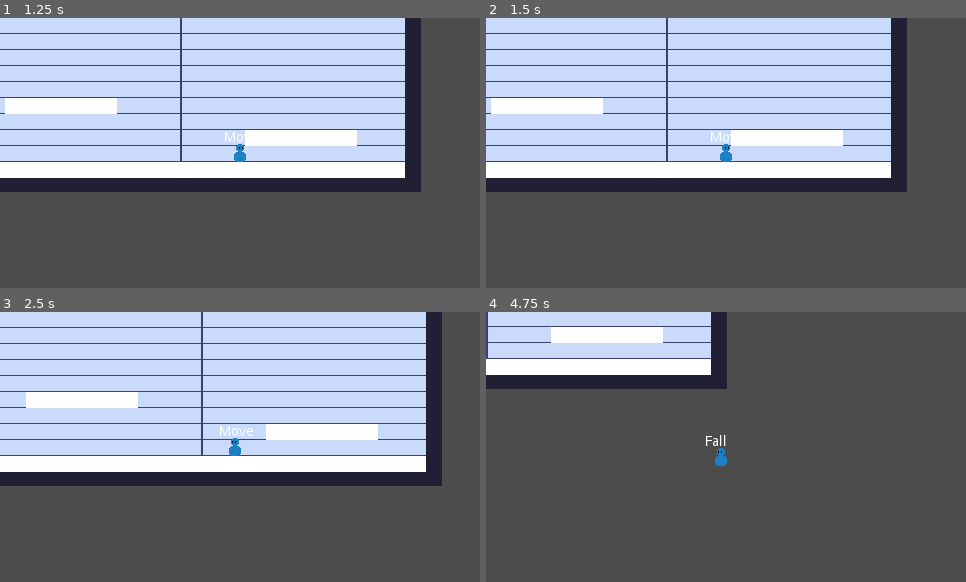
Above: before the commit, frames 1-4 (two rows, left to right).
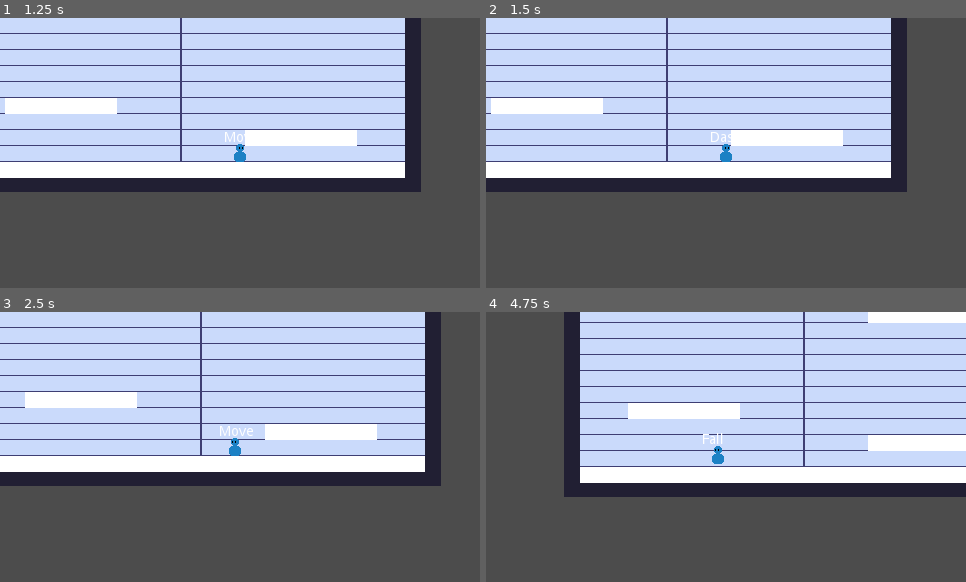
Above: after the commit, the same moments.

Repository: VuurMos/godot-3.5-platformer-character-controller
Game: Godot game, scene res://Game.tscn
The game is run twice, just before and just after one commit, with the same random seed, the same clock (stepped at 60 frames per second) and the same inputs.
Inputs:
- Up to frame 1 (1.25 s): hold Right (right) from 0.53 s (still down); hold X (dash) from 0.53 s (still down); tap C (jump) at 0.77 s
- Up to frame 2 (1.5 s): keep holding Right (right); release X (dash) at 1.28 s; tap X (dash) at 1.35 s
- Up to frame 3 (2.5 s): tap C (jump) at 1.52 s; release Right (right) at 2.03 s; hold Left (left) from 2.03 s (still down); hold X (dash) from 2.03 s (still down)
- Up to frame 4 (4.75 s): release Left (left) at 2.78 s; release X (dash) at 2.78 s; hold Right (right) 2.78-4.28 s; tap X (dash) at 2.85, 4.35 s; tap C (jump) at 3.02, 3.77, 4.52 s; hold X (dash) 3.53-4.28 s; hold Left (left) from 4.28 s (still down)

Frame 1 is identical in both runs. In frame 2, less than 0.1% of the frame differs, in the area x 47-52%, y 42-46%; in frame 3, 0.5%; in frame 4, 59%, in the area x 0-100%, y 0-69%.

Commit message:
Removed variable dash duration

Diff:
--- a/platformer-controller/player/player-state-machine/player-states/player-dash-state.gd
+++ b/platformer-controller/player/player-state-machine/player-states/player-dash-state.gd
@@ -25,21 +25,19 @@
 func physics_update(delta: float) -> void:
 	if player.is_on_floor():
 		player.velocity.y = 0
+		player.apply_fall_gravity()
+		player.clamp_fall_speed()
 
 	current_dash_time += delta
 	var dash_progress = current_dash_time / dash_duration
 
-	print("dash progress: " + str(dash_progress))
+	var dash_velocity = 1 - pow(2, -10 * dash_progress)
 
-	#Apply the dash velocity
-	if player.dash_input or dash_progress < minimum_dash_progress:
-		var dash_velocity = 1 - pow(2, -10 * dash_progress)
+	player.add_dash_velocity(dash_direction, dash_velocity)
+	player.apply_movement()
 
-		player.add_dash_velocity(dash_direction, dash_velocity)
-		player.apply_movement()
-
-	#Leave the dash state
-	if current_dash_time >= dash_duration or !player.dash_input and dash_progress > minimum_dash_progress:
+	# Leave state
+	if current_dash_time >= dash_duration:
 		if !player.is_on_floor():
 			state_machine.transition_to("Fall", {from_ground = true})
 			return
